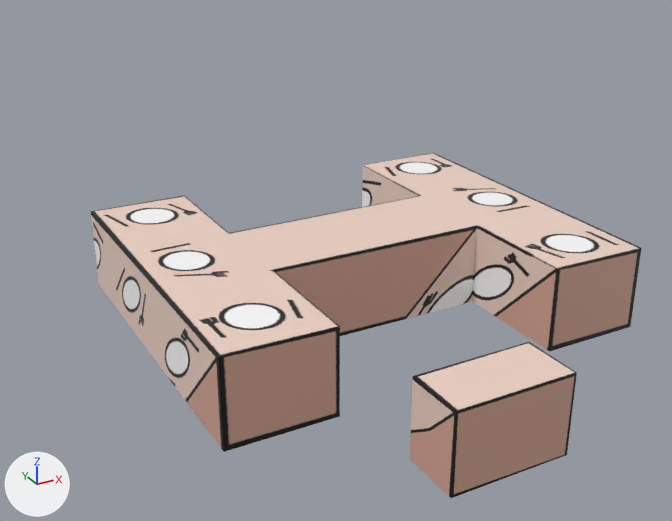
The Blender file Blender/stolovi.blend: old version first, new version second.
Rendered twice from a 50 mm camera at (-7.17, -8.56, 7.16) aimed at (-0.08, 4.32, 0.71). The axes (+X, +Y, +Z) are drawn at lower left. The lights are the same throughout.

Script lines for the objects in view, before the commit:
```python
me_cube = bpy.data.meshes.new('Cube')
me_cube.from_pydata(...)  # a box spanning x -1.0..1.0, y -1.0..1.0, z -1.34..1.34
me_cube.materials.append(mat_table_za_sok_png)  # picture img_table_za_sok_png
me_cube_001 = bpy.data.meshes.new('Cube.001')
me_cube_001.from_pydata(...)  # 32 vertices, 23 faces; spans x -2.02..2.48, y -3.7..3.61, z -0.42..1.34
me_cube_001.materials.append(mat_table1_png)  # picture img_table1_png
me_cube_002 = bpy.data.meshes.new('Cube.002')
me_cube_002.from_pydata(...)  # 32 vertices, 23 faces; spans x -2.02..2.48, y -3.7..3.61, z -0.42..1.34
me_cube_002.materials.append(mat_table1_png)  # picture img_table1_png
ob_cube = bpy.data.objects.new('Cube', me_cube)
ob_cube.location = (0.0, 0.0, 0.0)
ob_cube.scale = (1.0, 0.5, 0.5)
ob_cube_001 = bpy.data.objects.new('Cube.001', me_cube_001)
ob_cube_001.location = (-0.25, 5.26, 0.0)
ob_cube_001.rotation_euler = (-0.785, -0.611, -0.525)  # degrees (-45, -35, -30)
ob_cube_001.scale = (1.68, 0.838, 0.838)
ob_cube_001.hide_viewport = True
ob_cube_002 = bpy.data.objects.new('Cube.002', me_cube_002)
ob_cube_002.location = (0.0, 4.59, 0.0)
ob_cube_002.scale = (1.68, 0.838, 0.838)
```
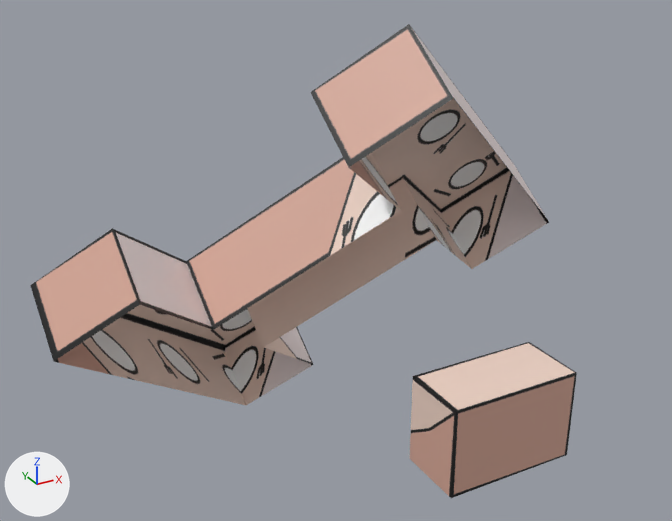
Commit message: stolovi blend

Boxes (x1, y1, x2, y2) around the edits, measured in the pictures (672 x 521 px):
'Cube.002', hidden (beige)
    before: (91, 153, 642, 452)
'Cube.001', shown
    after: (30, 24, 549, 405)

Diff of the bpy script that builds the scene:
```diff
--- a/Blender/stolovi.blend.py
+++ b/Blender/stolovi.blend.py
@@ ob_cube_002 @@
 ob_cube_002.scale = (1.68, 0.838, 0.838)
+ob_cube_002.hide_viewport = True
@@ ob_cube_001 @@
 ob_cube_001.scale = (1.68, 0.838, 0.838)
-ob_cube_001.hide_viewport = True
```
